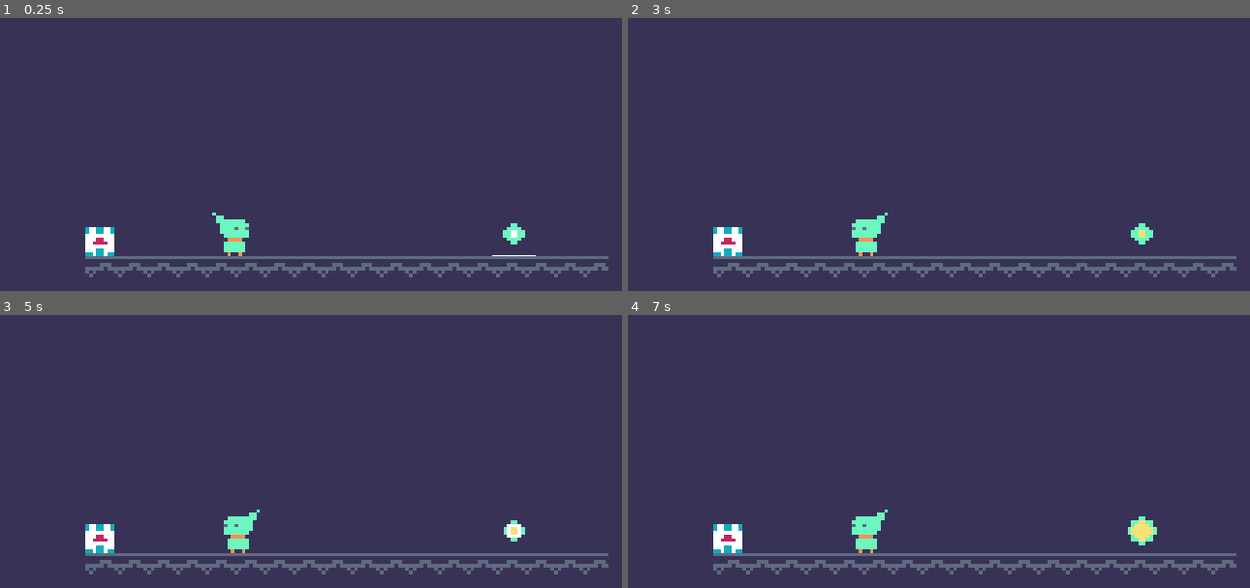
Above: before the commit, frames 1-4 (two rows, left to right).
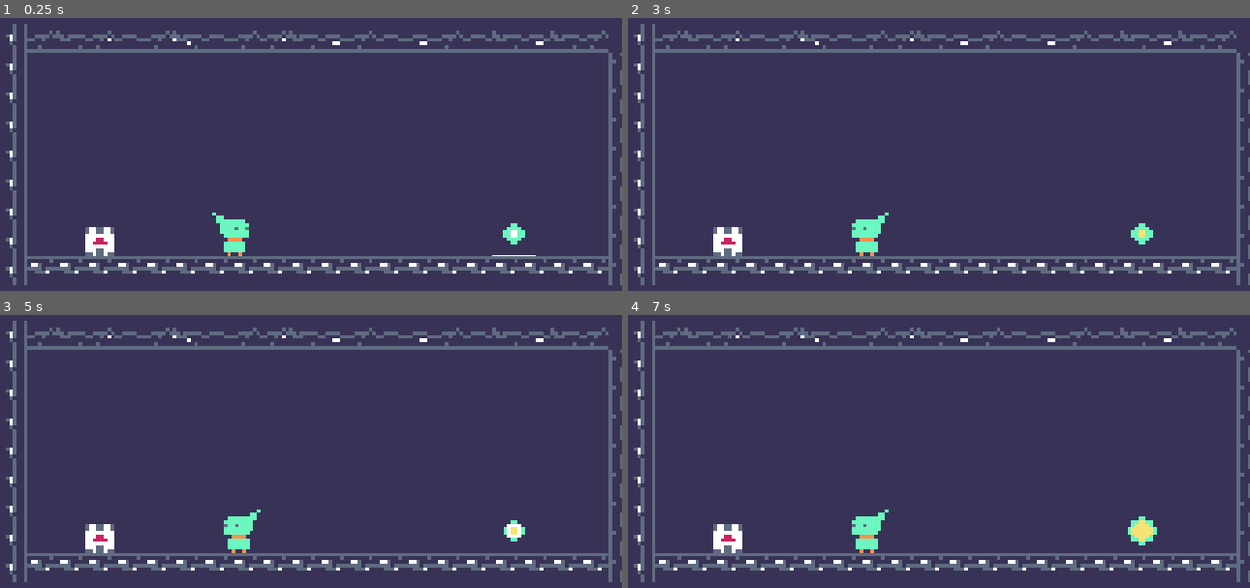
Above: after the commit, the same moments.

Repository: voithos/elfin
Game: Godot game, scene res://scenes/levels/level1.tscn
Two runs of this game, one before a commit and one after it. Both use one fixed random seed, a clock stepped at 60 frames per second and the inputs below.
Inputs (mouse positions are in pixels of both pictures, inside the frame that each line leads up to):
- Up to frame 1 (0.25 s): no input
- Up to frame 2 (3 s): tap Enter at 0.5, 2 s; move the mouse to (1032, 211) at 0.52 s; press the mouse at (1032, 211) at 0.53 s; tap Space at 0.77, 1.25, 1.52, 2.75 s; move the mouse to (708, 255) at 1.27 s; release the mouse at (708, 255) at 1.28 s; right-click (708, 255) at 1.35 s; move the mouse to (939, 138) at 2.02 s; press the mouse at (939, 138) at 2.03 s; move the mouse to (outside the picture) at 2.77 s; release the mouse at (outside the picture) at 2.78 s; right-click (outside the picture) at 2.85 s
- Up to frame 3 (5 s): tap Space at 3.02, 3.77, 4.25, 4.52 s; tap Enter at 3.5 s; move the mouse to (outside the picture) at 3.52 s; press the mouse at (outside the picture) at 3.53 s; move the mouse to (0, 465) at 4.27 s; release the mouse at (0, 465) at 4.28 s; right-click (0, 465) at 4.35 s
- Up to frame 4 (7 s): move the mouse to (901, 530) at 5.02 s; press the mouse at (901, 530) at 5.03 s; move the mouse to (746, 421) at 5.77 s; release the mouse at (746, 421) at 5.78 s; right-click (746, 421) at 5.85 s; tap Space at 6.02, 6.77 s; move the mouse to (1032, 508) at 6.52 s; press the mouse at (1032, 508) at 6.53 s

The runs differ from the first frame. In frame 1, 7.3% of the frame differs, in the area x 0-100%, y 2-98%; in frame 2, 7.3%; in frame 3, 7.3%; in frame 4, 7.3%.

Commit message:
Add extra tiles.

Diff:
--- a/scenes/levels/level1.tscn
+++ b/scenes/levels/level1.tscn
@@ -26,12 +26,13 @@
 collision_mask = 1
 occluder_light_mask = 1
 format = 1
-tile_data = PoolIntArray( 720896, 5, 0, 720897, 5, 0, 720898, 5, 0, 720899, 5, 0, 720900, 5, 0, 720901, 5, 0, 720902, 5, 0, 720903, 5, 0, 720904, 5, 0, 720905, 5, 0, 720906, 5, 0, 720907, 5, 0, 720908, 5, 0, 720909, 5, 0, 720910, 5, 0, 720911, 5, 0, 720912, 5, 0, 720913, 5, 0 )
+tile_data = PoolIntArray( 262141, 12, 0, 262142, 11, 0, 262143, 9, 0, 196608, 8, 0, 196609, 10, 0, 196610, 11, 0, 196611, 6, 0, 196612, 10, 0, 196613, 11, 0, 196614, 8, 0, 196615, 9, 0, 196616, 7, 0, 196617, 11, 0, 196618, 10, 0, 196619, 7, 0, 196620, 11, 0, 196621, 10, 0, 196622, 9, 0, 196623, 7, 0, 196624, 9, 0, 196625, 11, 0, 327677, 12, 0, 262162, 18, 0, 393213, 12, 0, 327698, 18, 0, 458749, 12, 0, 393234, 18, 0, 524285, 12, 0, 458770, 18, 0, 589821, 12, 0, 524306, 18, 0, 655357, 12, 0, 589842, 18, 0, 720893, 12, 0, 655378, 18, 0, 786429, 12, 0, 786430, 0, 0, 786431, 0, 0, 720896, 0, 0, 720897, 0, 0, 720898, 0, 0, 720899, 0, 0, 720900, 0, 0, 720901, 0, 0, 720902, 0, 0, 720903, 0, 0, 720904, 0, 0, 720905, 0, 0, 720906, 0, 0, 720907, 0, 0, 720908, 0, 0, 720909, 0, 0, 720910, 0, 0, 720911, 0, 0, 720912, 0, 0, 720913, 0, 0, 720914, 18, 0 )
 _sections_unfolded = [ "Cell", "Transform" ]
 
 [node name="player" parent="." index="1" instance=ExtResource( 2 )]
 
 position = Vector2( 123, 246 )
+friction = 0.8
 
 [node name="anchor" parent="." index="2" instance=ExtResource( 3 )]
 
--- a/scenes/tiles.tscn
+++ b/scenes/tiles.tscn
@@ -17,13 +17,14 @@
 custom_solver_bias = 0.0
 extents = Vector2( 2, 4 )
 
-[node name="tiles" type="Node2D"]
+[node name="tiles" type="Node2D" index="0"]
 
 [node name="floor_up1" type="Sprite" parent="." index="0"]
 
+editor/display_folded = true
 position = Vector2( 4, 4 )
 texture = ExtResource( 1 )
-vframes = 8
+vframes = 10
 hframes = 6
 _sections_unfolded = [ "Animation" ]
 
@@ -43,9 +44,10 @@
 
 [node name="floor_up2" type="Sprite" parent="." index="1"]
 
+editor/display_folded = true
 position = Vector2( 13, 4 )
 texture = ExtResource( 1 )
-vframes = 8
+vframes = 10
 hframes = 6
 frame = 1
 _sections_unfolded = [ "Animation" ]
@@ -66,9 +68,10 @@
 
 [node name="floor_up3" type="Sprite" parent="." index="2"]
 
+editor/display_folded = true
 position = Vector2( 22, 4 )
 texture = ExtResource( 1 )
-vframes = 8
+vframes = 10
 hframes = 6
 frame = 2
 _sections_unfolded = [ "Animation" ]
@@ -89,9 +92,10 @@
 
 [node name="floor_up4" type="Sprite" parent="." index="3"]
 
+editor/display_folded = true
 position = Vector2( 31, 4 )
 texture = ExtResource( 1 )
-vframes = 8
+vframes = 10
 hframes = 6
 frame = 3
 _sections_unfolded = [ "Animation" ]
@@ -112,9 +116,10 @@
 
 [node name="floor_up5" type="Sprite" parent="." index="4"]
 
+editor/display_folded = true
 position = Vector2( 40, 4 )
 texture = ExtResource( 1 )
-vframes = 8
+vframes = 10
 hframes = 6
 frame = 4
 _sections_unfolded = [ "Animation" ]
@@ -135,9 +140,10 @@
 
 [node name="floor_up6" type="Sprite" parent="." index="5"]
 
+editor/display_folded = true
 position = Vector2( 49, 4 )
 texture = ExtResource( 1 )
-vframes = 8
+vframes = 10
 hframes = 6
 frame = 5
 _sections_unfolded = [ "Animation" ]
@@ -158,9 +164,10 @@
 
 [node name="floor_down1" type="Sprite" parent="." index="6"]
 
+editor/display_folded = true
 position = Vector2( 4, 13 )
 texture = ExtResource( 1 )
-vframes = 8
+vframes = 10
 hframes = 6
 frame = 6
 _sections_unfolded = [ "Animation" ]
@@ -181,9 +188,10 @@
 
 [node name="floor_down2" type="Sprite" parent="." index="7"]
 
+editor/display_folded = true
 position = Vector2( 13, 13 )
 texture = ExtResource( 1 )
-vframes = 8
+vframes = 10
 hframes = 6
 frame = 7
 _sections_unfolded = [ "Animation" ]
@@ -204,9 +212,10 @@
 
 [node name="floor_down3" type="Sprite" parent="." index="8"]
 
+editor/display_folded = true
 position = Vector2( 22, 13 )
 texture = ExtResource( 1 )
-vframes = 8
+vframes = 10
 hframes = 6
 frame = 8
 _sections_unfolded = [ "Animation" ]
@@ -227,9 +236,10 @@
 
 [node name="floor_down4" type="Sprite" parent="." index="9"]
 
+editor/display_folded = true
 position = Vector2( 31, 13 )
 texture = ExtResource( 1 )
-vframes = 8
+vframes = 10
 hframes = 6
 frame = 9
 _sections_unfolded = [ "Animation" ]
@@ -250,9 +260,10 @@
 
 [node name="floor_down5" type="Sprite" parent="." index="10"]
 
+editor/display_folded = true
 position = Vector2( 40, 13 )
 texture = ExtResource( 1 )
-vframes = 8
+vframes = 10
 hframes = 6
 frame = 10
 _sections_unfolded = [ "Animation" ]
@@ -273,9 +284,10 @@
 
 [node name="floor_down6" type="Sprite" parent="." index="11"]
 
+editor/display_folded = true
 position = Vector2( 49, 13 )
 texture = ExtResource( 1 )
-vframes = 8
+vframes = 10
 hframes = 6
 frame = 11
 _sections_unfolded = [ "Animation" ]
@@ -296,9 +308,10 @@
 
 [node name="floor_right1" type="Sprite" parent="." index="12"]
 
+editor/display_folded = true
 position = Vector2( 4, 22 )
 texture = ExtResource( 1 )
-vframes = 8
+vframes = 10
 hframes = 6
 frame = 12
 _sections_unfolded = [ "Animation" ]
@@ -319,9 +332,10 @@
 
 [node name="floor_right2" type="Sprite" parent="." index="13"]
 
+editor/display_folded = true
 position = Vector2( 13, 22 )
 texture = ExtResource( 1 )
-vframes = 8
+vframes = 10
 hframes = 6
 frame = 13
 _sections_unfolded = [ "Animation" ]
@@ -342,9 +356,10 @@
 
 [node name="floor_right3" type="Sprite" parent="." index="14"]
 
+editor/display_folded = true
 position = Vector2( 22, 22 )
 texture = ExtResource( 1 )
-vframes = 8
+vframes = 10
 hframes = 6
 frame = 14
 _sections_unfolded = [ "Animation" ]
@@ -365,9 +380,10 @@
 
 [node name="floor_right4" type="Sprite" parent="." index="15"]
 
+editor/display_folded = true
 position = Vector2( 31, 22 )
 texture = ExtResource( 1 )
-vframes = 8
+vframes = 10
 hframes = 6
 frame = 15
 _sections_unfolded = [ "Animation" ]
@@ -388,9 +404,10 @@
 
 [node name="floor_right5" type="Sprite" parent="." index="16"]
 
+editor/display_folded = true
 position = Vector2( 40, 22 )
 texture = ExtResource( 1 )
-vframes = 8
+vframes = 10
 hframes = 6
 frame = 16
 _sections_unfolded = [ "Animation" ]
@@ -411,9 +428,10 @@
 
 [node name="floor_right6" type="Sprite" parent="." index="17"]
 
+editor/display_folded = true
 position = Vector2( 49, 22 )
 texture = ExtResource( 1 )
-vframes = 8
+vframes = 10
 hframes = 6
 frame = 17
 _sections_unfolded = [ "Animation" ]
@@ -434,9 +452,10 @@
 
 [node name="floor_left1" type="Sprite" parent="." index="18"]
 
+editor/display_folded = true
 position = Vector2( 4, 31 )
 texture = ExtResource( 1 )
-vframes = 8
+vframes = 10
 hframes = 6
 frame = 18
 _sections_unfolded = [ "Animation" ]
@@ -457,9 +476,10 @@
 
 [node name="floor_left2" type="Sprite" parent="." index="19"]
 
+editor/display_folded = true
 position = Vector2( 13, 31 )
 texture = ExtResource( 1 )
-vframes = 8
+vframes = 10
 hframes = 6
 frame = 19
 _sections_unfolded = [ "Animation" ]
@@ -480,9 +500,10 @@
 
 [node name="floor_left3" type="Sprite" parent="." index="20"]
 
+editor/display_folded = true
 position = Vector2( 22, 31 )
 texture = ExtResource( 1 )
-vframes = 8
+vframes = 10
 hframes = 6
 frame = 20
 _sections_unfolded = [ "Animation" ]
@@ -503,9 +524,10 @@
 
 [node name="floor_left4" type="Sprite" parent="." index="21"]
 
+editor/display_folded = true
 position = Vector2( 31, 31 )
 texture = ExtResource( 1 )
-vframes = 8
+vframes = 10
 hframes = 6
 frame = 21
 _sections_unfolded = [ "Animation" ]
@@ -526,9 +548,10 @@
 
 [node name="floor_left5" type="Sprite" parent="." index="22"]
 
+editor/display_folded = true
 position = Vector2( 40, 31 )
 texture = ExtResource( 1 )
-vframes = 8
+vframes = 10
 hframes = 6
 frame = 22
 _sections_unfolded = [ "Animation" ]
@@ -549,9 +572,10 @@
 
 [node name="floor_left6" type="Sprite" parent="." index="23"]
 
+editor/display_folded = true
 position = Vector2( 49, 31 )
 texture = ExtResource( 1 )
-vframes = 8
+vframes = 10
 hframes = 6
 frame = 23
 _sections_unfolded = [ "Animation" ]
@@ -572,9 +596,10 @@
 
 [node name="corner_nw1" type="Sprite" parent="." index="24"]
 
+editor/display_folded = true
 position = Vector2( 4, 40 )
 texture = ExtResource( 1 )
-vframes = 8
+vframes = 10
 hframes = 6
 frame = 24
 _sections_unfolded = [ "Animation" ]
@@ -595,9 +620,10 @@
 
 [node name="corner_nw2" type="Sprite" parent="." index="25"]
 
+editor/display_folded = true
 position = Vector2( 13, 40 )
 texture = ExtResource( 1 )
-vframes = 8
+vframes = 10
 hframes = 6
 frame = 25
 _sections_unfolded = [ "Animation" ]
@@ -618,9 +644,10 @@
 
 [node name="corner_nw3" type="Sprite" parent="." index="26"]
 
+editor/display_folded = true
 position = Vector2( 22, 40 )
 texture = ExtResource( 1 )
-vframes = 8
+vframes = 10
 hframes = 6
 frame = 26
 _sections_unfolded = [ "Animation" ]
@@ -641,9 +668,10 @@
 
 [node name="corner_nw4" type="Sprite" parent="." index="27"]
 
+editor/display_folded = true
 position = Vector2( 31, 40 )
 texture = ExtResource( 1 )
-vframes = 8
+vframes = 10
 hframes = 6
 frame = 27
 _sections_unfolded = [ "Animation" ]
@@ -664,9 +692,10 @@
 
 [node name="corner_ne1" type="Sprite" parent="." index="28"]
 
+editor/display_folded = true
 position = Vector2( 40, 40 )
 texture = ExtResource( 1 )
-vframes = 8
+vframes = 10
 hframes = 6
 frame = 28
 _sections_unfolded = [ "Animation" ]
@@ -687,9 +716,10 @@
 
 [node name="corner_ne2" type="Sprite" parent="." index="29"]
 
+editor/display_folded = true
 position = Vector2( 49, 40 )
 texture = ExtResource( 1 )
-vframes = 8
+vframes = 10
 hframes = 6
 frame = 29
 _sections_unfolded = [ "Animation" ]
@@ -710,9 +740,10 @@
 
 [node name="corner_ne3" type="Sprite" parent="." index="30"]
 
+editor/display_folded = true
 position = Vector2( 4, 49 )
 texture = ExtResource( 1 )
-vframes = 8
+vframes = 10
 hframes = 6
 frame = 30
 _sections_unfolded = [ "Animation" ]
@@ -733,9 +764,10 @@
 
 [node name="corner_ne4" type="Sprite" parent="." index="31"]
 
+editor/display_folded = true
 position = Vector2( 13, 49 )
 texture = ExtResource( 1 )
-vframes = 8
+vframes = 10
 hframes = 6
 frame = 31
 _sections_unfolded = [ "Animation" ]
@@ -756,9 +788,10 @@
 
 [node name="corner_se1" type="Sprite" parent="." index="32"]
 
+editor/display_folded = true
 position = Vector2( 22, 49 )
 texture = ExtResource( 1 )
-vframes = 8
+vframes = 10
 hframes = 6
 frame = 32
 _sections_unfolded = [ "Animation" ]
@@ -779,9 +812,10 @@
 
 [node name="corner_se2" type="Sprite" parent="." index="33"]
 
+editor/display_folded = true
 position = Vector2( 31, 49 )
 texture = ExtResource( 1 )
-vframes = 8
+vframes = 10
 hframes = 6
 frame = 33
 _sections_unfolded = [ "Animation" ]
@@ -802,9 +836,10 @@
 
 [node name="corner_se3" type="Sprite" parent="." index="34"]
 
+editor/display_folded = true
 position = Vector2( 40, 49 )
 texture = ExtResource( 1 )
-vframes = 8
+vframes = 10
 hframes = 6
 frame = 34
 _sections_unfolded = [ "Animation" ]
@@ -825,9 +860,10 @@
 
 [node name="corner_se4" type="Sprite" parent="." index="35"]
 
+editor/display_folded = true
 position = Vector2( 49, 49 )
 texture = ExtResource( 1 )
-vframes = 8
+vframes = 10
 hframes = 6
 frame = 35
 _sections_unfolded = [ "Animation" ]
@@ -848,9 +884,10 @@
 
 [node name="corner_sw1" type="Sprite" parent="." index="36"]
 
+editor/display_folded = true
 position = Vector2( 4, 58 )
 texture = ExtResource( 1 )
-vframes = 8
+vframes = 10
 hframes = 6
 frame = 36
 _sections_unfolded = [ "Animation" ]
@@ -871,9 +908,10 @@
 
 [node name="corner_sw2" type="Sprite" parent="." index="37"]
 
+editor/display_folded = true
 position = Vector2( 13, 58 )
 texture = ExtResource( 1 )
-vframes = 8
+vframes = 10
 hframes = 6
 frame = 37
 _sections_unfolded = [ "Animation" ]
@@ -894,9 +932,10 @@
 
 [node name="corner_sw3" type="Sprite" parent="." index="38"]
 
+editor/display_folded = true
 position = Vector2( 22, 58 )
 texture = ExtResource( 1 )
-vframes = 8
+vframes = 10
 hframes = 6
 frame = 38
 _sections_unfolded = [ "Animation" ]
@@ -917,9 +956,10 @@
 
 [node name="corner_sw4" type="Sprite" parent="." index="39"]
 
+editor/display_folded = true
 position = Vector2( 31, 58 )
 texture = ExtResource( 1 )
-vframes = 8
+vframes = 10
 hframes = 6
 frame = 39
 _sections_unfolded = [ "Animation" ]
@@ -940,9 +980,10 @@
 
 [node name="spikes_up1" type="Sprite" parent="." index="40"]
 
+editor/display_folded = true
 position = Vector2( 40, 58 )
 texture = ExtResource( 1 )
-vframes = 8
+vframes = 10
 hframes = 6
 frame = 40
 _sections_unfolded = [ "Animation", "Transform" ]
@@ -967,9 +1008,10 @@
 
 [node name="spikes_up2" type="Sprite" parent="." index="41"]
 
+editor/display_folded = true
 position = Vector2( 49, 58 )
 texture = ExtResource( 1 )
-vframes = 8
+vframes = 10
 hframes = 6
 frame = 41
 _sections_unfolded = [ "Animation", "Transform" ]
@@ -994,9 +1036,10 @@
 
 [node name="spikes_down1" type="Sprite" parent="." index="42"]
 
+editor/display_folded = true
 position = Vector2( 4, 67 )
 texture = ExtResource( 1 )
-vframes = 8
+vframes = 10
 hframes = 6
 frame = 42
 _sections_unfolded = [ "Animation", "Transform" ]
@@ -1021,9 +1064,10 @@
 
 [node name="spikes_down2" type="Sprite" parent="." index="43"]
 
+editor/display_folded = true
 position = Vector2( 13, 67 )
 texture = ExtResource( 1 )
-vframes = 8
+vframes = 10
 hframes = 6
 frame = 43
 _sections_unfolded = [ "Animation", "Transform" ]
@@ -1048,9 +1092,10 @@
 
 [node name="spikes_right1" type="Sprite" parent="." index="44"]
 
+editor/display_folded = true
 position = Vector2( 22, 67 )
 texture = ExtResource( 1 )
-vframes = 8
+vframes = 10
 hframes = 6
 frame = 44
 _sections_unfolded = [ "Animation", "Transform" ]
@@ -1075,9 +1120,10 @@
 
 [node name="spikes_right2" type="Sprite" parent="." index="45"]
 
+editor/display_folded = true
 position = Vector2( 31, 67 )
 texture = ExtResource( 1 )
-vframes = 8
+vframes = 10
 hframes = 6
 frame = 45
 _sections_unfolded = [ "Animation", "Transform" ]
@@ -1102,9 +1148,10 @@
 
 [node name="spikes_left1" type="Sprite" parent="." index="46"]
 
+editor/display_folded = true
 position = Vector2( 40, 67 )
 texture = ExtResource( 1 )
-vframes = 8
+vframes = 10
 hframes = 6
 frame = 46
 _sections_unfolded = [ "Animation", "Transform" ]
@@ -1129,9 +1176,10 @@
 
 [node name="spikes_left2" type="Sprite" parent="." index="47"]
 
+editor/display_folded = true
 position = Vector2( 49, 67 )
 texture = ExtResource( 1 )
-vframes = 8
+vframes = 10
 hframes = 6
 frame = 47
 _sections_unfolded = [ "Animation", "Transform" ]
@@ -1153,3 +1201,243 @@
 
 position = Vector2( 2, 0 )
 shape = SubResource( 3 )
+
+[node name="inner_nw1" type="Sprite" parent="." index="48"]
+
+editor/display_folded = true
+position = Vector2( 4, 76 )
+texture = ExtResource( 1 )
+vframes = 10
+hframes = 6
+frame = 48
+_sections_unfolded = [ "Animation" ]
+
+[node name="staticbody" type="StaticBody2D" parent="inner_nw1" index="0"]
+
+input_pickable = false
+collision_layer = 1
+collision_mask = 1
+constant_linear_velocity = Vector2( 0, 0 )
+constant_angular_velocity = 0.0
+friction = 1.0
+bounce = 0.0
+
+[node name="collision" type="CollisionShape2D" parent="inner_nw1/staticbody" index="0"]
+
+shape = SubResource( 1 )
+
+[node name="inner_nw2" type="Sprite" parent="." index="49"]
+
+editor/display_folded = true
+position = Vector2( 13, 76 )
+texture = ExtResource( 1 )
+vframes = 10
+hframes = 6
+frame = 49
+_sections_unfolded = [ "Animation" ]
+
+[node name="staticbody" type="StaticBody2D" parent="inner_nw2" index="0"]
+
+input_pickable = false
+collision_layer = 1
+collision_mask = 1
+constant_linear_velocity = Vector2( 0, 0 )
+constant_angular_velocity = 0.0
+friction = 1.0
+bounce = 0.0
+
+[node name="collision" type="CollisionShape2D" parent="inner_nw2/staticbody" index="0"]
+
+shape = SubResource( 1 )
+
+[node name="inner_ne1" type="Sprite" parent="." index="50"]
+
+editor/display_folded = true
+position = Vector2( 22, 76 )
+texture = ExtResource( 1 )
+vframes = 10
+hframes = 6
+frame = 50
+_sections_unfolded = [ "Animation" ]
+
+[node name="staticbody" type="StaticBody2D" parent="inner_ne1" index="0"]
+
+input_pickable = false
+collision_layer = 1
+collision_mask = 1
+constant_linear_velocity = Vector2( 0, 0 )
+constant_angular_velocity = 0.0
+friction = 1.0
+bounce = 0.0
+
+[node name="collision" type="CollisionShape2D" parent="inner_ne1/staticbody" index="0"]
+
+shape = SubResource( 1 )
+
+[node name="inner_ne2" type="Sprite" parent="." index="51"]
+
+editor/display_folded = true
+position = Vector2( 31, 76 )
+texture = ExtResource( 1 )
+vframes = 10
+hframes = 6
+frame = 51
+_sections_unfolded = [ "Animation" ]
+
+[node name="staticbody" type="StaticBody2D" parent="inner_ne2" index="0"]
+
+input_pickable = false
+collision_layer = 1
+collision_mask = 1
+constant_linear_velocity = Vector2( 0, 0 )
+constant_angular_velocity = 0.0
+friction = 1.0
+bounce = 0.0
+
+[node name="collision" type="CollisionShape2D" parent="inner_ne2/staticbody" index="0"]
+
+shape = SubResource( 1 )
+
+[node name="inner_se1" type="Sprite" parent="." index="52"]
+
+editor/display_folded = true
+position = Vector2( 40, 76 )
+texture = ExtResource( 1 )
+vframes = 10
+hframes = 6
+frame = 52
+_sections_unfolded = [ "Animation" ]
+
+[node name="staticbody" type="StaticBody2D" parent="inner_se1" index="0"]
+
+input_pickable = false
+collision_layer = 1
+collision_mask = 1
+constant_linear_velocity = Vector2( 0, 0 )
+constant_angular_velocity = 0.0
+friction = 1.0
+bounce = 0.0
+
+[node name="collision" type="CollisionShape2D" parent="inner_se1/staticbody" index="0"]
+
+shape = SubResource( 1 )
+
+[node name="inner_se2" type="Sprite" parent="." index="53"]
+
+editor/display_folded = true
+position = Vector2( 49, 76 )
+texture = ExtResource( 1 )
+vframes = 10
+hframes = 6
+frame = 53
+_sections_unfolded = [ "Animation" ]
+
+[node name="staticbody" type="StaticBody2D" parent="inner_se2" index="0"]
+
+input_pickable = false
+collision_layer = 1
+collision_mask = 1
+constant_linear_velocity = Vector2( 0, 0 )
+constant_angular_velocity = 0.0
+friction = 1.0
+bounce = 0.0
+
+[node name="collision" type="CollisionShape2D" parent="inner_se2/staticbody" index="0"]
+
+shape = SubResource( 1 )
+
+[node name="inner_sw1" type="Sprite" parent="." index="54"]
+
+editor/display_folded = true
+position = Vector2( 4, 85 )
+texture = ExtResource( 1 )
+vframes = 10
+hframes = 6
+frame = 54
+_sections_unfolded = [ "Animation" ]
+
+[node name="staticbody" type="StaticBody2D" parent="inner_sw1" index="0"]
+
+input_pickable = false
+collision_layer = 1
+collision_mask = 1
+constant_linear_velocity = Vector2( 0, 0 )
+constant_angular_velocity = 0.0
+friction = 1.0
+bounce = 0.0
+
+[node name="collision" type="CollisionShape2D" parent="inner_sw1/staticbody" index="0"]
+
+shape = SubResource( 1 )
+
+[node name="inner_sw2" type="Sprite" parent="." index="55"]
+
+editor/display_folded = true
+position = Vector2( 13, 85 )
+texture = ExtResource( 1 )
+vframes = 10
+hframes = 6
+frame = 55
+_sections_unfolded = [ "Animation" ]
+
+[node name="staticbody" type="StaticBody2D" parent="inner_sw2" index="0"]
+
+input_pickable = false
+collision_layer = 1
+collision_mask = 1
+constant_linear_velocity = Vector2( 0, 0 )
+constant_angular_velocity = 0.0
+friction = 1.0
+bounce = 0.0
+
+[node name="collision" type="CollisionShape2D" parent="inner_sw2/staticbody" index="0"]
+
+shape = SubResource( 1 )
+
+[node name="mineral1" type="Sprite" parent="." index="56"]
+
+editor/display_folded = true
+position = Vector2( 22, 85 )
+texture = ExtResource( 1 )
+vframes = 10
+hframes = 6
+frame = 56
+_sections_unfolded = [ "Animation" ]
+
+[node name="staticbody" type="StaticBody2D" parent="mineral1" index="0"]
+
+input_pickable = false
+collision_layer = 1
+collision_mask = 1
+constant_linear_velocity = Vector2( 0, 0 )
+constant_angular_velocity = 0.0
+friction = 1.0
+bounce = 0.0
+
+[node name="collision" type="CollisionShape2D" parent="mineral1/staticbody" index="0"]
+
+shape = SubResource( 1 )
+
+[node name="mineral2" type="Sprite" parent="." index="57"]
+
+editor/display_folded = true
+position = Vector2( 31, 85 )
+texture = ExtResource( 1 )
+vframes = 10
+hframes = 6
+frame = 57
+_sections_unfolded = [ "Animation" ]
+
+[node name="staticbody" type="StaticBody2D" parent="mineral2" index="0"]
+
+input_pickable = false
+collision_layer = 1
+collision_mask = 1
+constant_linear_velocity = Vector2( 0, 0 )
+constant_angular_velocity = 0.0
+friction = 1.0
+bounce = 0.0
+
+[node name="collision" type="CollisionShape2D" parent="mineral2/staticbody" index="0"]
+
+shape = SubResource( 1 )
Binary file changed: assets/anchor.png
Binary file changed: assets/tiles.png
Not shown, changed: assets/tiles.pyxel
